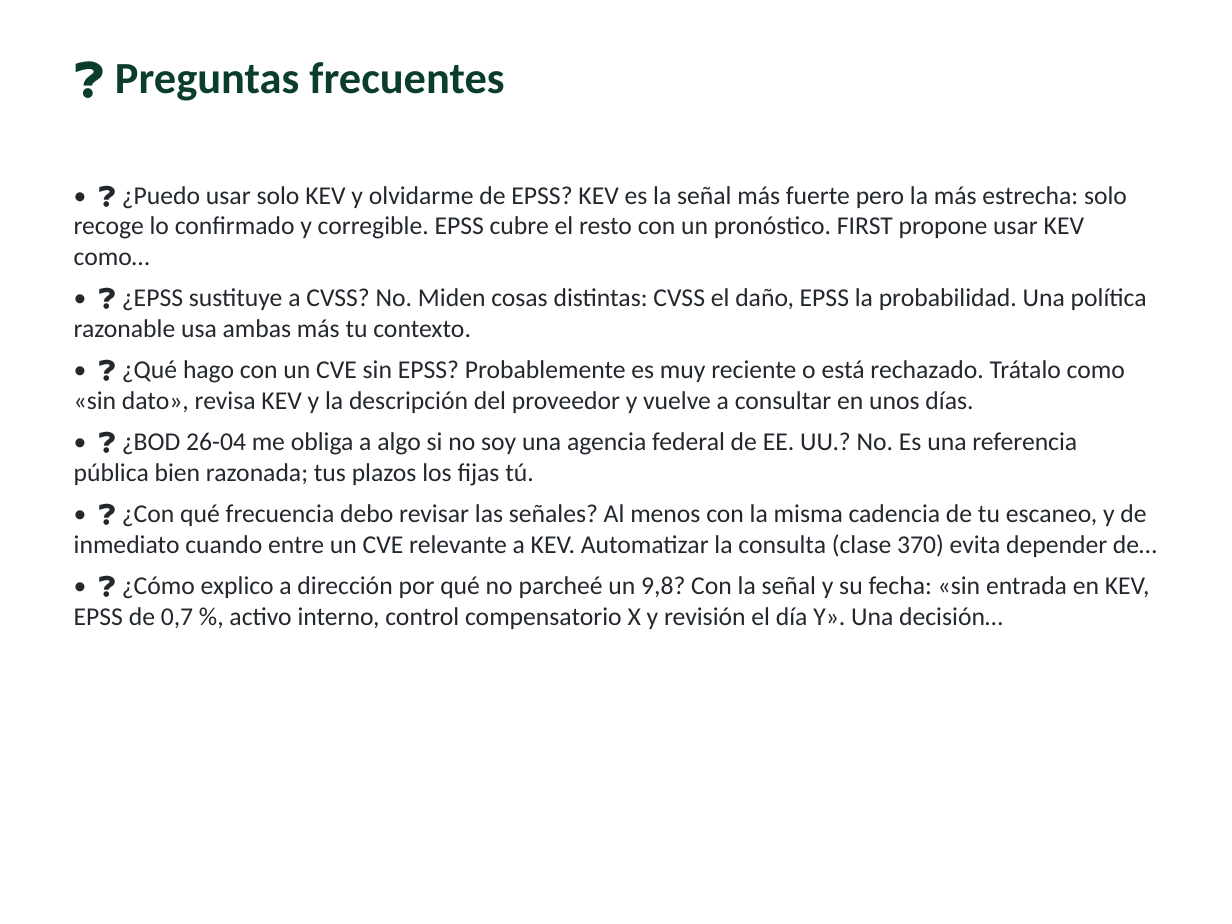
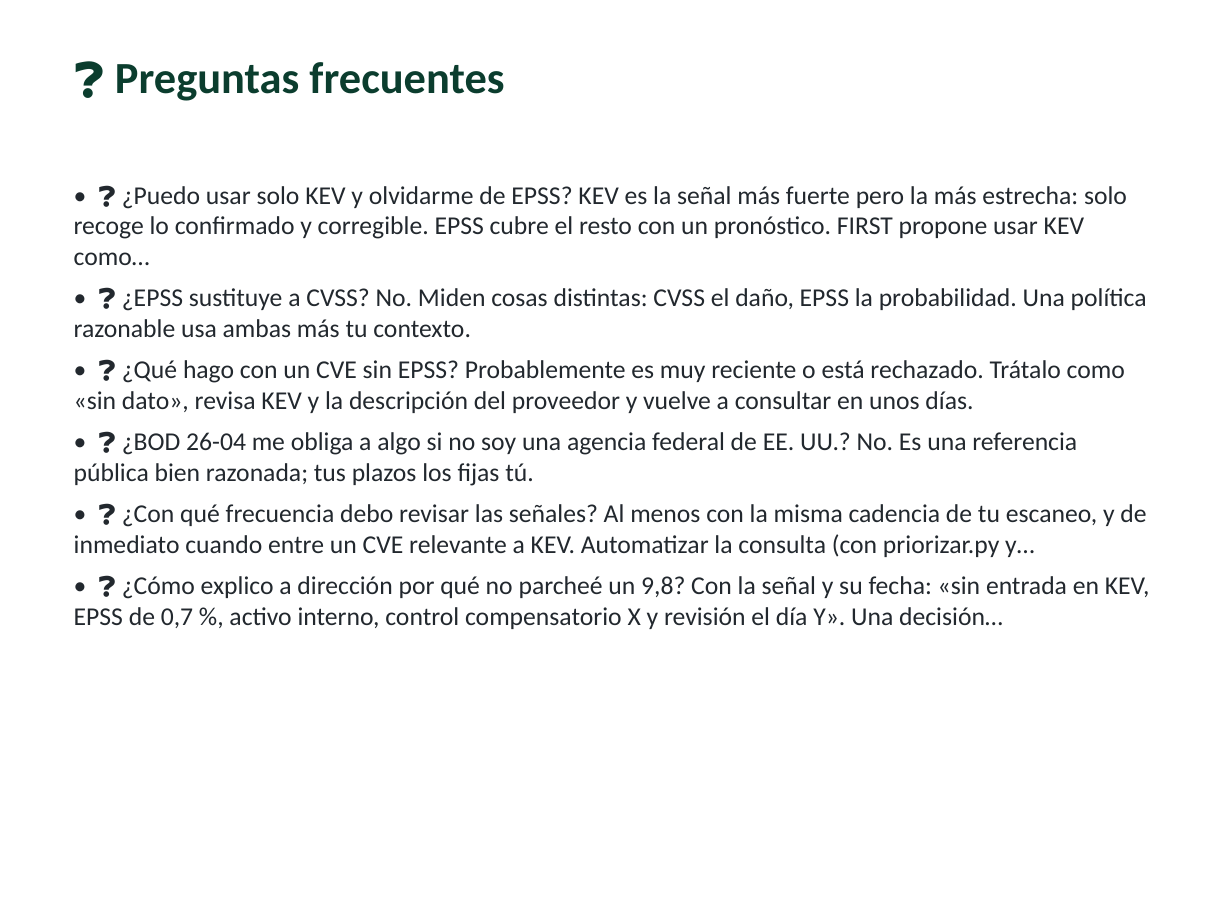
Before and after one commit to vladimiracunadev-create/modern-cybersecurity-program, a slide deck: slide 15 of classes/parte-20-debilidades-y-vulnerabilidades-cwe-cve-cvss/369-epss-cisa-kev-y-priorizacion-por-riesgo/clase-369-presentacion.pptx. Drawn at 1232x924 pixels with LibreOffice and Linux fonts; fonts in the diff are those of the drawing. Boxes give left, top, right and bottom in pixels: in the first picture for what was removed or moved away, otherwise in the second. Text is boxed around its words. In the diff, an @@ line names an element or a change of style, - is before the commit and + after.

```diff
--- a/classes/parte-20-debilidades-y-vulnerabilidades-cwe-cve-cvss/369-epss-cisa-kev-y-priorizacion-por-riesgo/clase-369-presentacion.pptx
+++ b/classes/parte-20-debilidades-y-vulnerabilidades-cwe-cve-cvss/369-epss-cisa-kev-y-priorizacion-por-riesgo/clase-369-presentacion.pptx
@@ text at box(74, 504, 1146, 557): text changed @@
-• ❓ ¿Con qué frecuencia debo revisar las señales? Al menos con la misma cadencia de tu escaneo, y de inmediato cuando entre un CVE relevante a KEV. Automatizar la consulta (clase 370) evita depender de…
+• ❓ ¿Con qué frecuencia debo revisar las señales? Al menos con la misma cadencia de tu escaneo, y de inmediato cuando entre un CVE relevante a KEV. Automatizar la consulta (con priorizar.py y…
```
Also in this commit, not shown: 25 other files.
